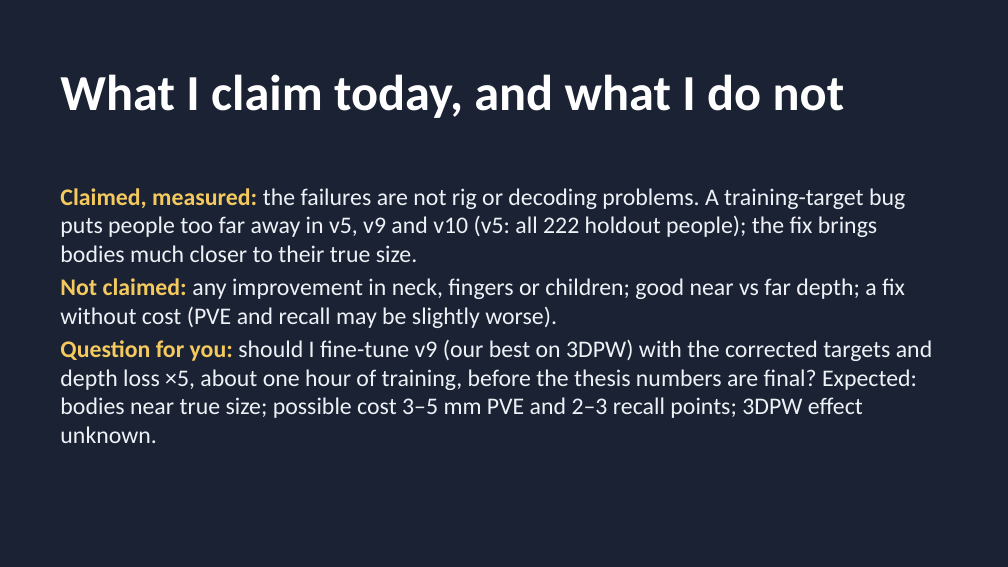
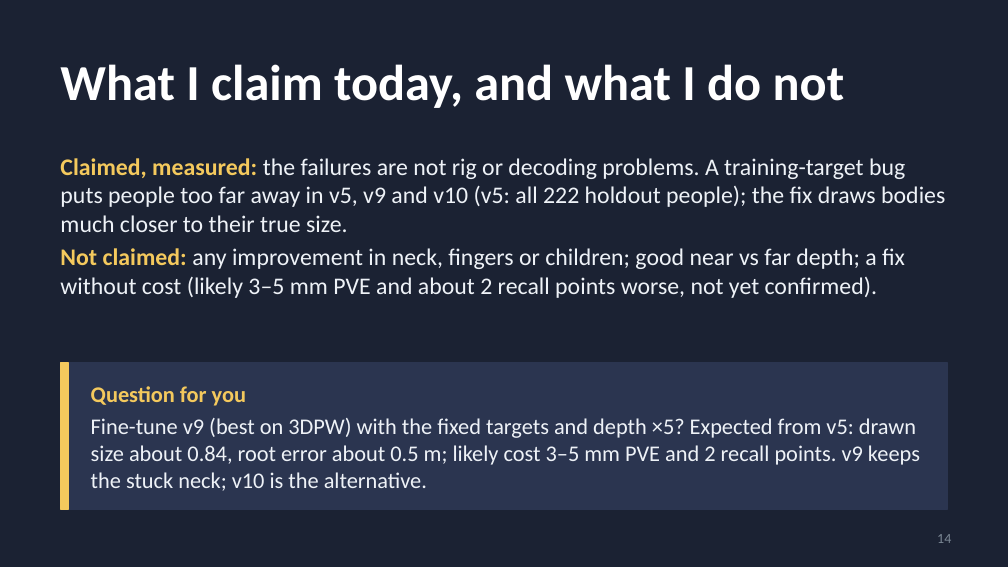
Before and after one commit to saadnajib/Multi-Person-Whole-Body-Human-Mesh-Recovery-in-a-Single-Shot-with-Annyone-dataset-and-3dpw-dataset, a slide deck: slide 14 of docs/supervisor_update_2026-10-16.pptx. Drawn at 1008x567 pixels with LibreOffice and Linux fonts; fonts in the diff are those of the drawing. Boxes give left, top, right and bottom in pixels: in the first picture for what was removed or moved away, otherwise in the second. Text is boxed around its words. In the diff, an @@ line names an element or a change of style, - is before the commit and + after.

```diff
--- a/docs/supervisor_update_2026-10-16.pptx
+++ b/docs/supervisor_update_2026-10-16.pptx
@@ title "What I claim today, and ...": place and size @@
-title "What I claim today, and ..." at (60,74,845,118)
+title "What I claim today, and ..." at (60,64,845,108)
@@ text at (60,158,945,298): text changed @@
-Claimed, measured: the failures are not rig or decoding problems. A training-target bug puts people too far away in v5, v9 and v10 (v5: all 222 holdout people); the fix brings bodies much closer to their true size.
-Not claimed: any improvement in neck, fingers or children; good near vs far depth; a fix without cost (PVE and recall may be slightly worse).
-Question for you: should I fine-tune v9 (our best on 3DPW) with the corrected targets and depth loss ×5, about one hour of training, before the thesis numbers are final? Expected: bodies near true size; possible cost 3–5 mm PVE and 2–3 recall points; 3DPW effect unknown.
+Claimed, measured: the failures are not rig or decoding problems. A training-target bug puts people too far away in v5, v9 and v10 (v5: all 222 holdout people); the fix draws bodies much closer to their true size.
+Not claimed: any improvement in neck, fingers or children; good near vs far depth; a fix without cost (likely 3–5 mm PVE and about 2 recall points worse, not yet confirmed).
@@ rectangle added at (60,363,948,509), fill #2B3550, outline #2B3550 1 pt @@
@@ rectangle added at (60,363,69,509), fill #F4C95D, outline #F4C95D 1 pt @@
@@ text added at (91,386,920,491), 16 pt, text #EEF2F7 @@
+Question for you
+Fine-tune v9 (best on 3DPW) with the fixed targets and depth ×5? Expected from v5: drawn size about 0.84, root error about 0.5 m; likely cost 3–5 mm PVE and 2 recall points. v9 keeps the stuck neck; v10 is the alternative.
@@ page number added at (937,534,951,543), 10 pt, text #7B8794 @@
+14
```
Also in this commit, not shown: 12 other slides changed, 1 other file.
